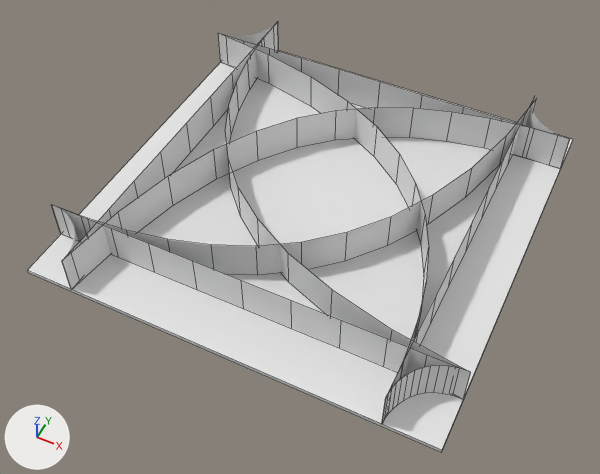
One commit to the FBX model Version2/Unity/Assets/Resources/Fbx/x_cross_4x4.fbx: the scene before it, then after it.
Both versions are drawn from a 50 mm camera at (12.0, -26.1, 29.4) aimed at (-0.1, -2.0, -0.6). The lights are fixed; the arrows at lower left show +X, +Y and +Z. Mesh edges are drawn as thin lines on the coarser meshes. Where no turn or scale is listed for an object, it has been applied to the vertices.

Objects in the first picture: 'Cube', 'dx-1.001', 'straight-1', 'straight-4', 'straight-5', 'straight-8', 'sx-4.002', 'sx-4.005', 'sx-4.010', 'sx-4.014'.
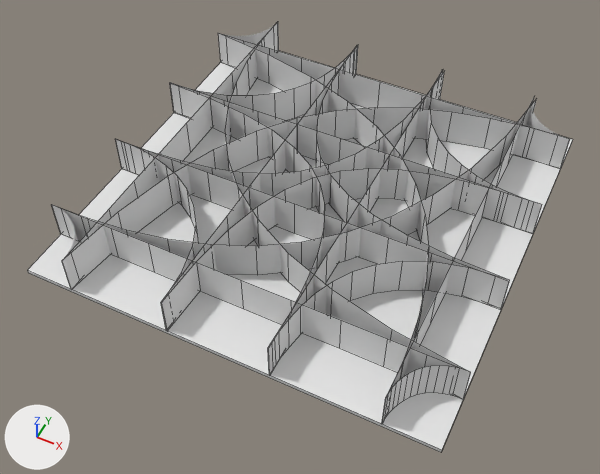
Commit message: New cross

What differs and where, as boxes (x1, y1, x2, y2) in the pictures (600 x 474 px):
'sx-4.013', added
    after: (162, 168, 540, 328)
'straight-3', added
    after: (116, 139, 509, 310)
'dx-3.002', added
    after: (268, 261, 507, 375)
'straight-2', added
    after: (171, 83, 542, 234)
'sx-4.006', added
    after: (172, 84, 325, 375)
'sx-4.009', added
    after: (116, 71, 445, 196)
'dx-3.003', added
    after: (170, 45, 358, 120)
'sx-4.001', added
    after: (316, 46, 510, 305)
'straight-6', added
    after: (161, 46, 358, 331)
'straight-7', added
    after: (274, 71, 443, 338)
'dx-3.001', added
    after: (115, 139, 199, 331)
'dx-3', added
    after: (426, 71, 541, 210)

What the commit changed:
Mesh me_curva_bezier_029 is new.
It has 26 vertices, 12 faces and spans x -12.5..0.03, y -1.0..11.46, z -1.0..1.0.
Mesh me_curva_bezier_032 is new.
It has 26 vertices, 12 faces and spans x -1.0..11.57, y -0.02..12.4, z -1.0..1.0.
Mesh me_curva_bezier_022 is new.
It has 26 vertices, 12 faces and spans x 0.0..7.5, y -1.0..6.56, z -1.0..1.0.
Mesh me_curva_bezier_023 is new.
It has 26 vertices, 12 faces and spans x -7.5..0.0, y -6.56..1.0, z -1.0..1.0.
Mesh me_curva_bezier_005 is new.
It has 26 vertices, 12 faces and spans x -6.56..1.0, y 0.0..7.5, z -1.0..1.0.
Mesh me_curva_bezier_040 is new.
It has 26 vertices, 12 faces and spans x -11.46..1.0, y -12.5..0.03, z -1.0..1.0.
Mesh me_curva_bezier_024 is new.
It has 26 vertices, 12 faces and spans x -0.03..12.5, y -11.46..1.0, z -1.0..1.0.
Mesh me_curva_bezier_021 is new.
It has 26 vertices, 12 faces and spans x -1.0..6.56, y -7.5..0.0, z -1.0..1.0.
Object 'straight-6' (ob_straight_6) is new; it shows a copy of the mesh of ob_straight_5.
Its location is (-2.5, -9.0, 1.1).
Object 'sx-4.006' (ob_sx_4_006) is new; it shows me_curva_bezier_029.
Its location is (2.5, -9.0, 1.1).
Object 'sx-4.009' (ob_sx_4_009) is new; it shows me_curva_bezier_032.
Its location is (-8.96, -2.5, 1.1).
Object 'dx-3.002' (ob_dx_3_002) is new; it shows me_curva_bezier_022.
Its location is (2.5, -9.0, 1.1).
Object 'straight-3' (ob_straight_3) is new; it shows a copy of the mesh of ob_straight_1.
Its location is (9.0, -2.5, 1.1).
Object 'straight-2' (ob_straight_2) is new; it shows a copy of the mesh of ob_straight_1.
Its location is (9.0, 2.5, 1.1).
Object 'dx-3.003' (ob_dx_3_003) is new; it shows me_curva_bezier_023.
Its location is (-2.5, 9.0, 1.1).
Object 'dx-3' (ob_dx_3) is new; it shows me_curva_bezier_005.
Its location is (9.0, 2.5, 1.1).
Object 'sx-4.013' (ob_sx_4_013) is new; it shows me_curva_bezier_040.
Its location is (9.0, 2.5, 1.1).
Object 'sx-4.001' (ob_sx_4_001) is new; it shows me_curva_bezier_024.
Its location is (-2.5, 9.0, 1.1).
Object 'straight-7' (ob_straight_7) is new; it shows a copy of the mesh of ob_straight_5.
Its location is (2.5, -9.0, 1.1).
Object 'dx-3.001' (ob_dx_3_001) is new; it shows me_curva_bezier_021.
Its location is (-9.0, -2.5, 1.1).
